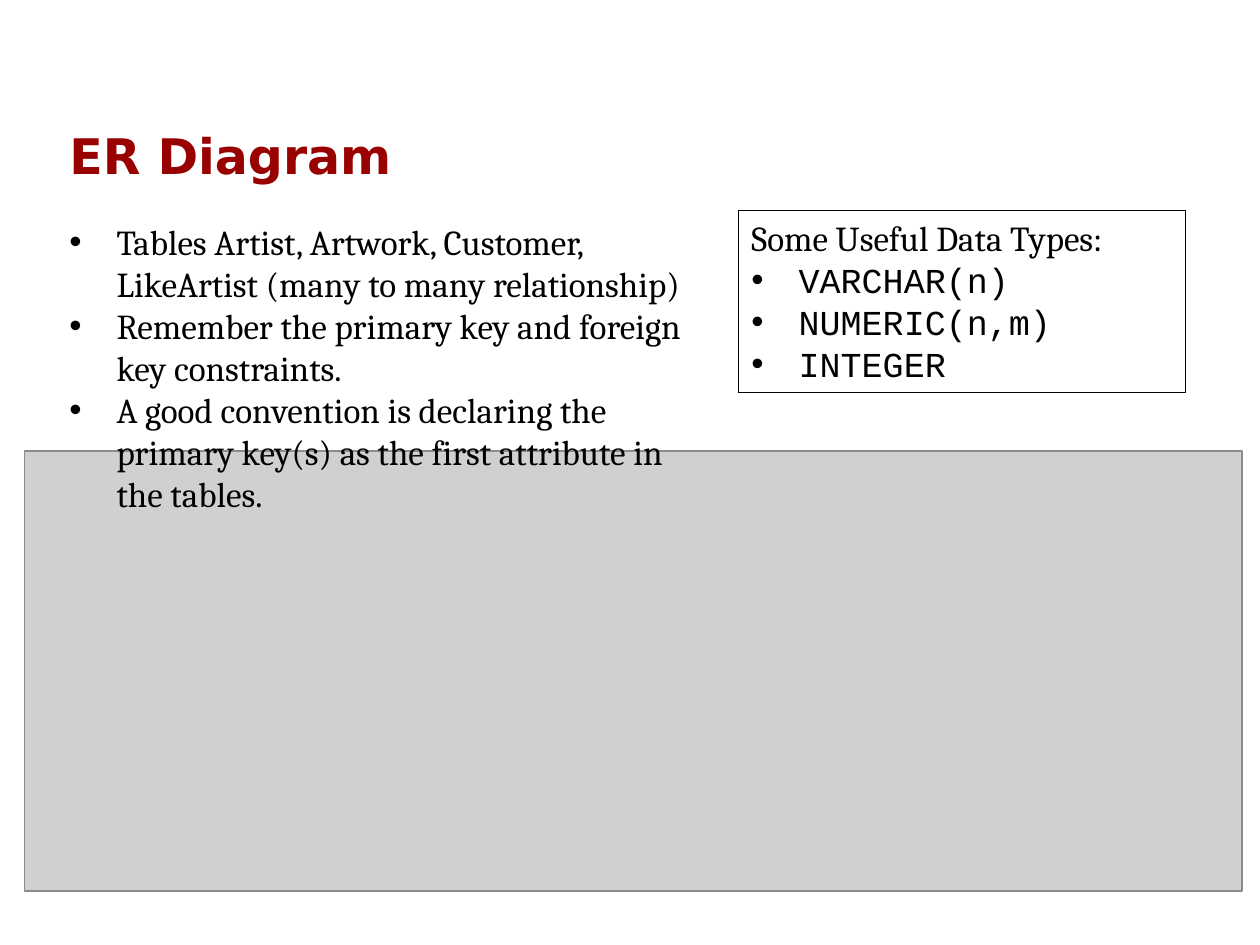
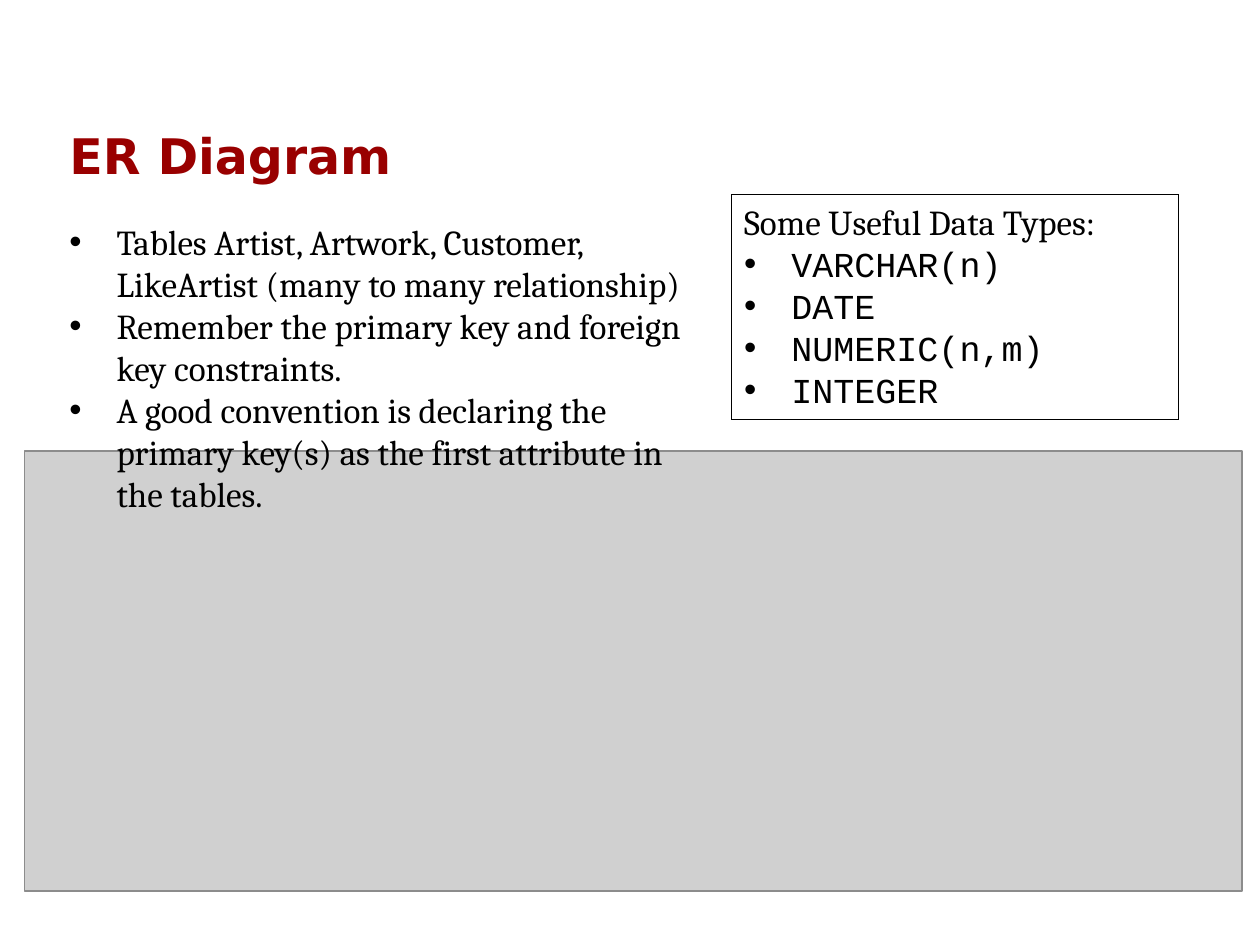
Before and after one commit to rkhal101/CSI2132-Databases-I, a slide deck: slide 5 of labs/lab2/lab2.pptx. Drawn at 1260x945 pixels with LibreOffice and Linux fonts; fonts in the diff are those of the drawing; grey boxes stand for pictures; background and template pictures are left out. Boxes give left, top, right and bottom in pixels: in the first picture for what was removed or moved away, otherwise in the second. Text is boxed around its words. In the diff, an @@ line names an element or a change of style, - is before the commit and + after.

```diff
--- a/labs/lab2/lab2.pptx
+++ b/labs/lab2/lab2.pptx
@@ rectangle "Some Useful Data Types:": place and size @@
-rectangle "Some Useful Data Types:" at <box>738,210,1184,393</box>
+rectangle "Some Useful Data Types:" at <box>732,195,1178,420</box>
@@ text in rectangle at <box>791,296,875,319</box>: paragraph added @@
+• DATE
```
Also in this commit, not shown: 3 other slides changed, 7 other files.
